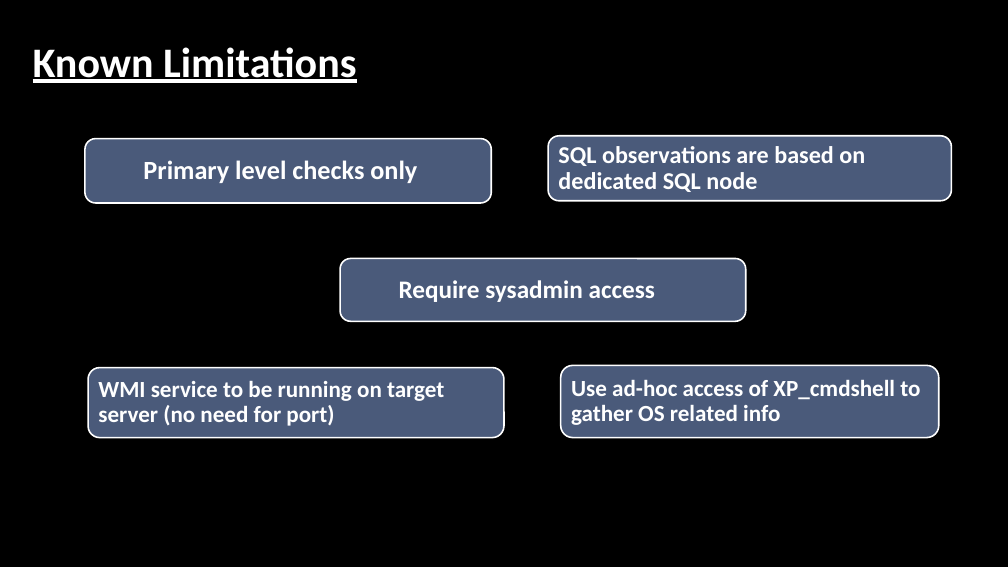
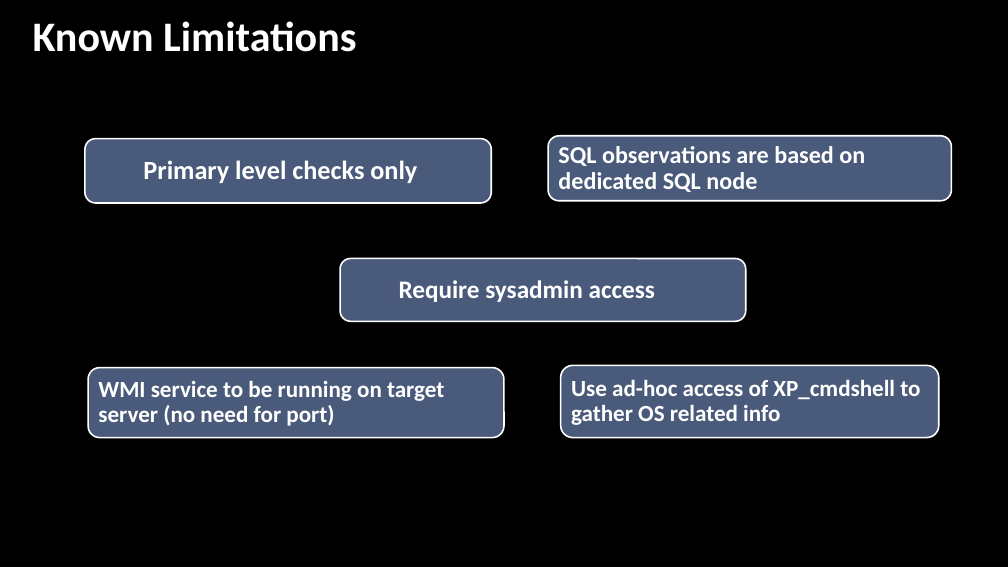
Before and after one commit to hedaprakash/SQLHealthCheck, a slide deck: slide 14 of Consolidated Essential Performance Health Check using PowerShell.pptx (slide 16 before the commit). Drawn at 1008x567 pixels with LibreOffice and Linux fonts; fonts in the diff are those of the drawing; background and template pictures are left out. Boxes give left, top, right and bottom in pixels: in the first picture for what was removed or moved away, otherwise in the second. Text is boxed around its words. In the diff, an @@ line names an element or a change of style, - is before the commit and + after.

```diff
--- a/Consolidated Essential Performance Health Check using PowerShell.pptx
+++ b/Consolidated Essential Performance Health Check using PowerShell.pptx
@@ rectangle "Known Limitations": place and size @@
-rectangle "Known Limitations" at bbox=[25, 32, 872, 76]
+rectangle "Known Limitations" at bbox=[25, 6, 872, 50]
@@ rectangle "Known Limitations" at bbox=[25, 6, 872, 50]: underline off @@
```
Also in this commit, not shown: 12 other slides changed, 2 slides removed, 5 other files.
